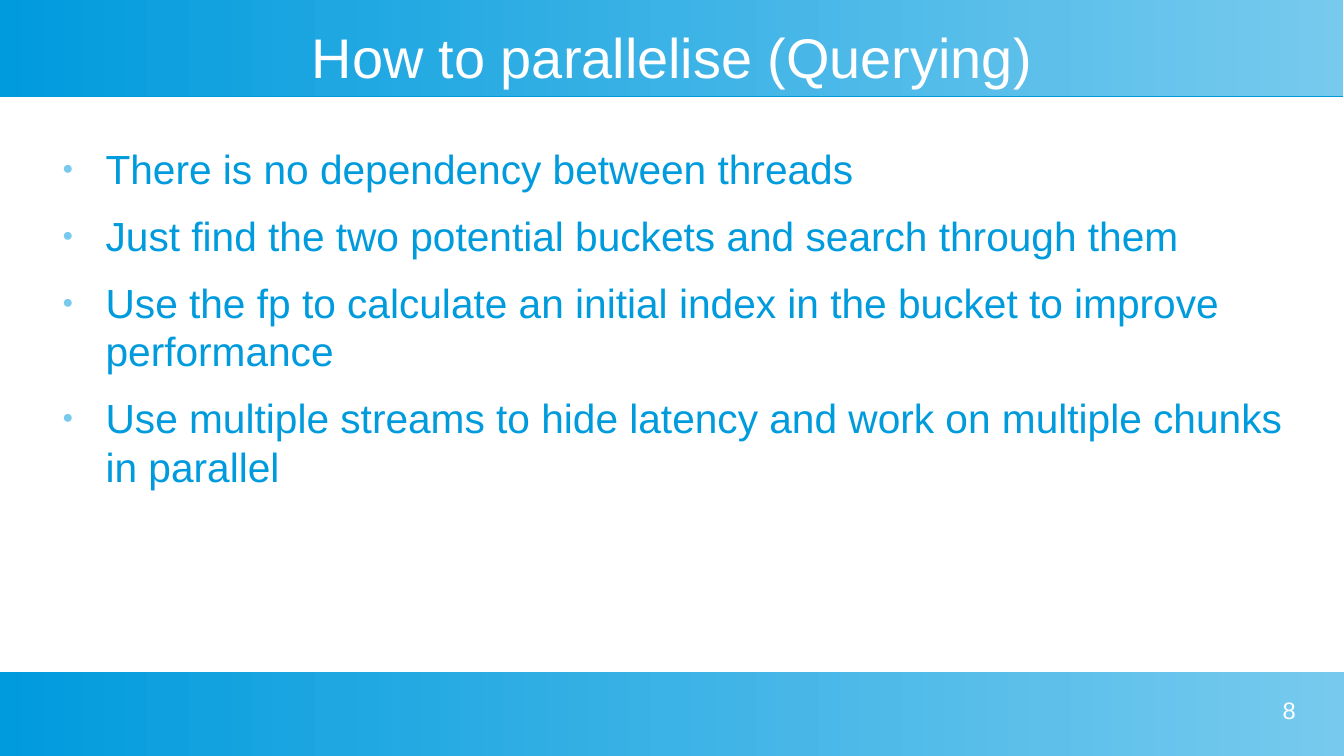
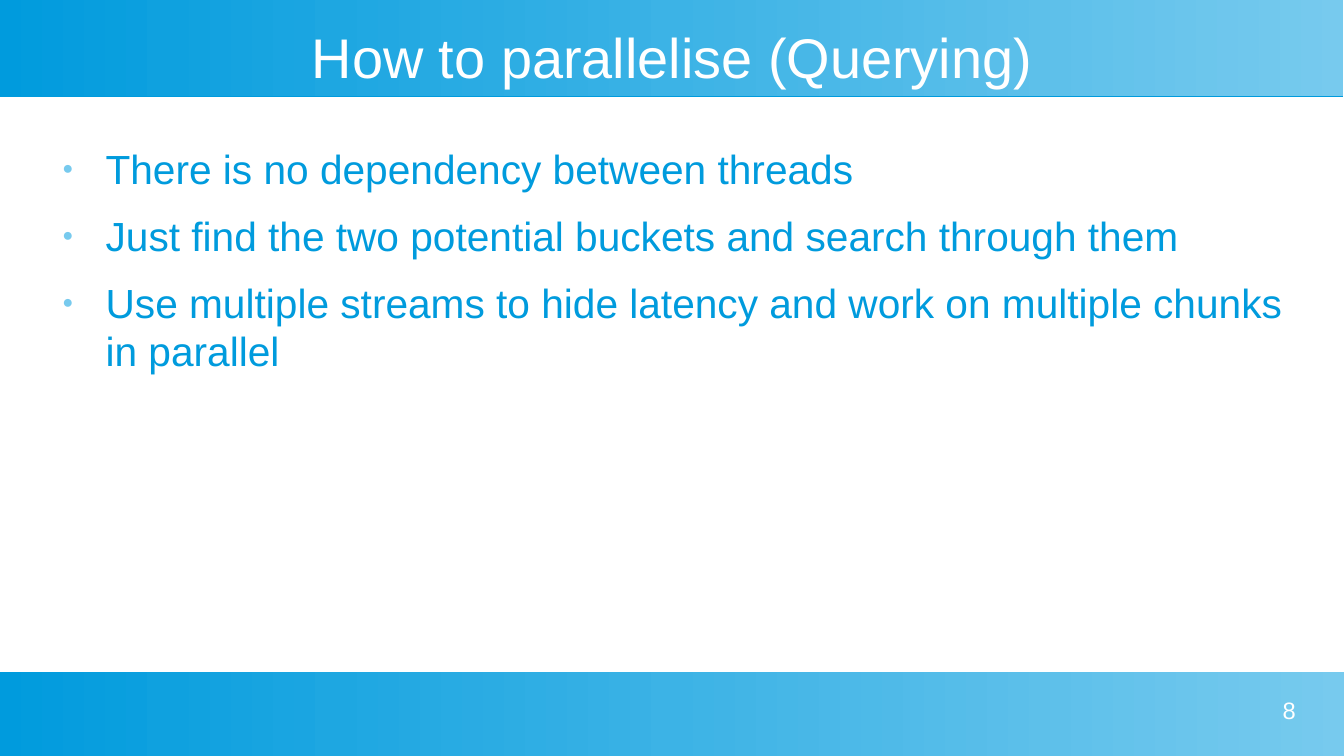
Before and after one commit to tdortman/Cuckoo-GPU, a slide deck: slide 8 of HPC_Presentation.odp. Drawn at 1344x756 pixels with LibreOffice and Linux fonts; fonts in the diff are those of the drawing. Boxes give left, top, right and bottom in pixels: in the first picture for what was removed or moved away, otherwise in the second. Text is boxed around its words. In the diff, an @@ line names an element or a change of style, - is before the commit and + after.

```diff
--- a/HPC_Presentation.odp
+++ b/HPC_Presentation.odp
@@ text at [106, 288, 1219, 374]: paragraph removed @@
-● Use the fp to calculate an initial index in the bucket to improve performance
```
Also in this commit, not shown: 5 other slides changed.
